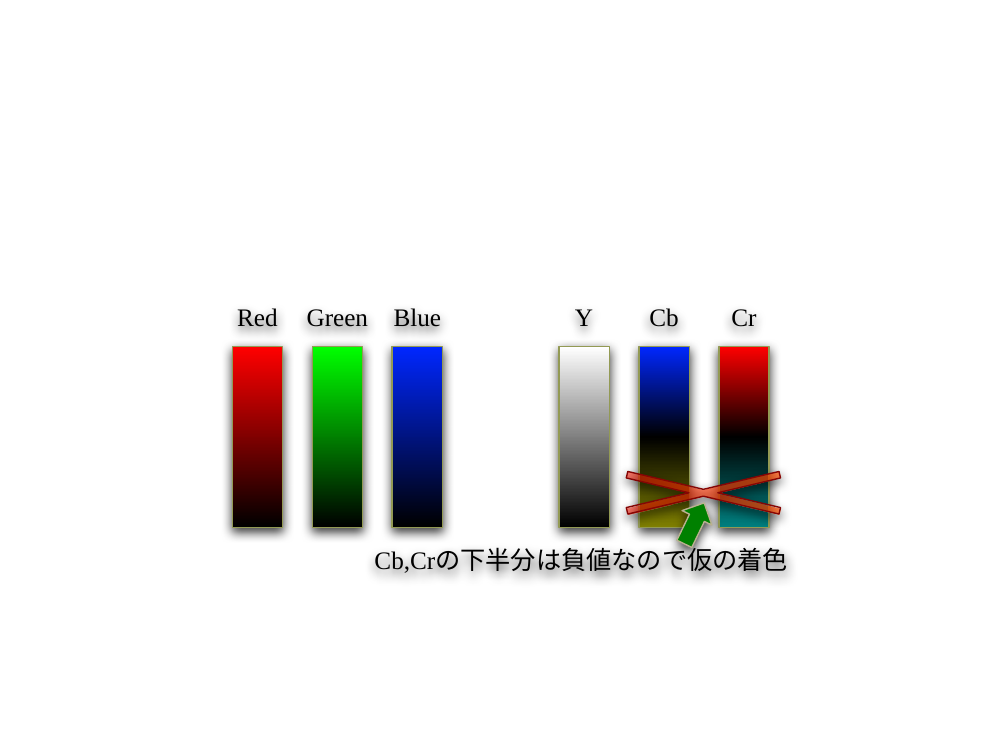
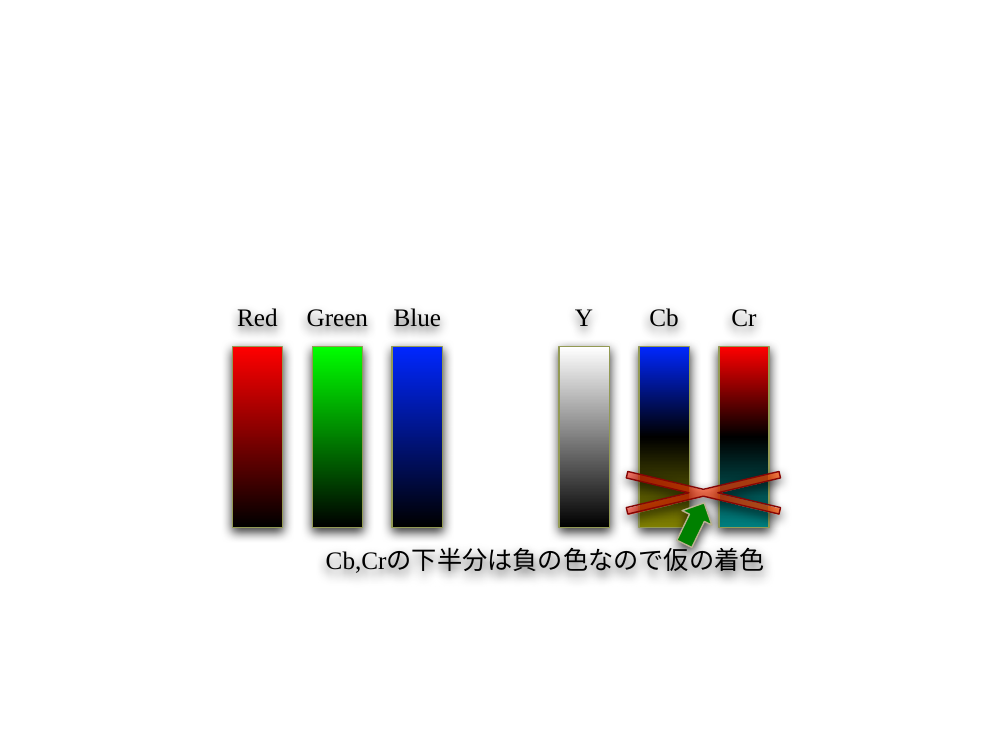
Before and after one commit to awmlabs/blog.awm.jp, a slide deck: slide 2 of content/2016/02/06/ycbcr.pptx. Drawn at 1008x756 pixels with LibreOffice and Linux fonts; fonts in the diff are those of the drawing; background and template pictures are left out. Boxes give left, top, right and bottom in pixels: in the first picture for what was removed or moved away, otherwise in the second. Text is boxed around its words. In the diff, an @@ line names an element or a change of style, - is before the commit and + after.

```diff
--- a/content/2016/02/06/ycbcr.pptx
+++ b/content/2016/02/06/ycbcr.pptx
@@ text at <box>326,549,765,573</box>: text changed @@
-Cb,Crの下半分は負値なので仮の着色
+Cb,Crの下半分は負の色なので仮の着色
```
Also in this commit, not shown: 1 other file.
